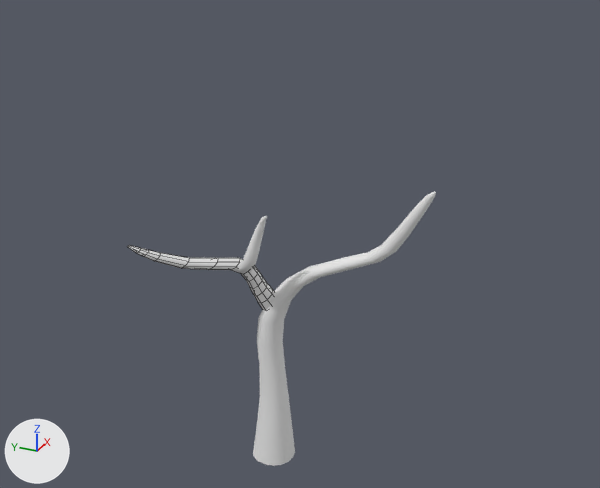
Two versions of the FBX model XRpedition 2/Assets/Artists/Sherbino/Models/SavanneBoom/savannaTree.fbx, one commit apart.
Before and after are seen from a 50 mm lens placed at (-11.28, -5.58, 10.03), pointed at (0.18, -0.43, 4.3). The lights are fixed; the arrows at lower left show +X, +Y and +Z. The first picture is the older version. Mesh edges are drawn as thin lines on the coarser meshes. Where no turn or scale is listed for an object, it has been applied to the vertices.

Script lines for the objects in view, before the commit:
```python
me_cube = bpy.data.meshes.new('Cube')
me_cube.from_pydata(...)  # 281 vertices, 272 faces; spans x -0.39..0.39, y -2.71..0.42, z 0.01..5.65
me_cube.materials.append(mat_material_001)  # its picture is missing
me_cube_001 = bpy.data.meshes.new('Cube.001')
me_cube_001.from_pydata(...)  # 105 vertices, 100 faces; spans x -1.48..0.11, y -0.12..1.83, z 3.09..4.54
me_cube_001.materials.append(mat_material_001)  # its picture is missing
me_cube_002 = bpy.data.meshes.new('Cube.002')
me_cube_002.from_pydata(...)  # 233 vertices, 224 faces; spans x -0.705..-0.291, y -0.244..0.438, z 3.886..5.083
me_cube_002.materials.append(mat_material_001)  # its picture is missing
ob_branch1 = bpy.data.objects.new('Branch1', me_cube_001)
ob_branch1.location = (0.0, 0.0, 0.0)
ob_branch2 = bpy.data.objects.new('Branch2', me_cube_002)
ob_branch2.location = (0.0, 0.0, 0.0)
ob_treetrunk = bpy.data.objects.new('TreeTrunk', me_cube)
ob_treetrunk.location = (0.0, 0.0, 0.0)
```
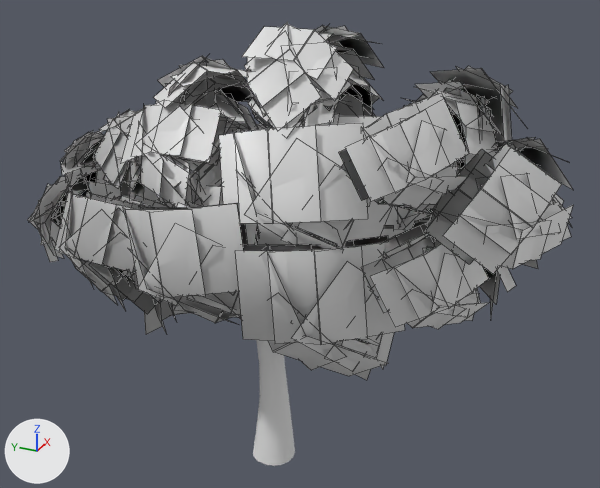
Where the newer file only moved an object's origin or applied its transform, the numbers keep the older frame.

Changed parts and their boxes (x1, y1, x2, y2) in the pictures (600 x 488 px):
```json
{"object": "Canopy", "change": "added", "after": [28, 22, 573, 380]}
{"object": "Canopy.001", "change": "added", "after": [51, 42, 537, 344], "on screen": "mostly hidden"}
{"object": "Branch1", "change": "unchanged, covered by the edit", "before": [128, 245, 274, 311]}
```

Edits to the scene script, one JSON object a line:
```json
{"op": "add", "block": "me_plane_060", "code": ["me_plane_060 = bpy.data.meshes.new('Plane.060')", "me_plane_060.from_pydata(...)  # 1656 vertices, 414 faces; spans x -2.33..2.14, y -4.74..4.48, z 2.5..8.02"]}
{"op": "add", "block": "me_plane_003", "code": ["me_plane_003 = bpy.data.meshes.new('Plane.003')", "me_plane_003.from_pydata(...)  # 1656 vertices, 414 faces; spans x -2.08..2.0, y -4.32..4.09, z 2.72..7.75"]}
{"op": "add", "block": "ob_canopy", "code": ["ob_canopy = bpy.data.objects.new('Canopy', me_plane_060)", "ob_canopy.location = (0.0, 0.0, 0.0)"]}
{"op": "add", "block": "ob_canopy_001", "code": ["ob_canopy_001 = bpy.data.objects.new('Canopy.001', me_plane_003)", "ob_canopy_001.location = (0.0, 0.0, 0.0)"]}
```
